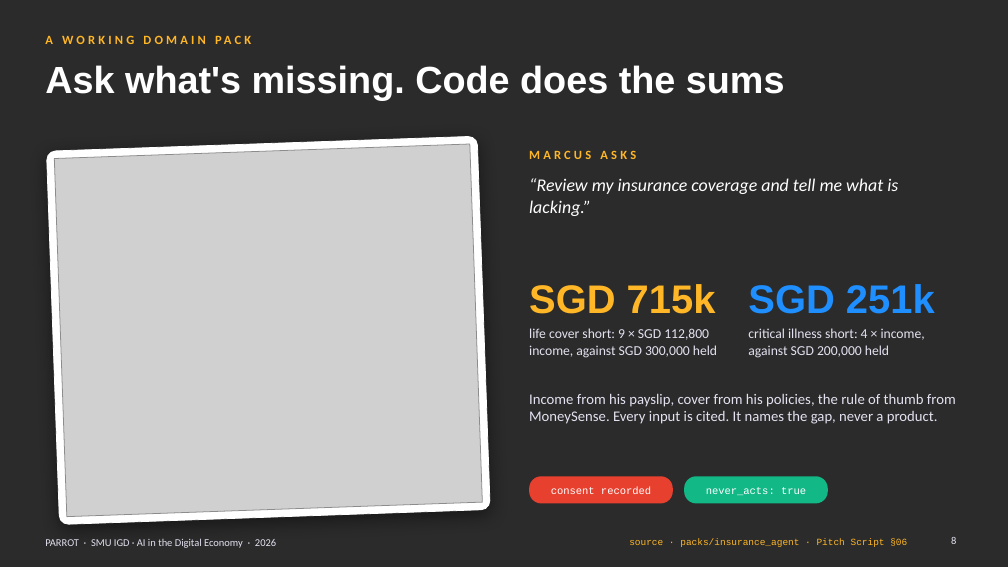
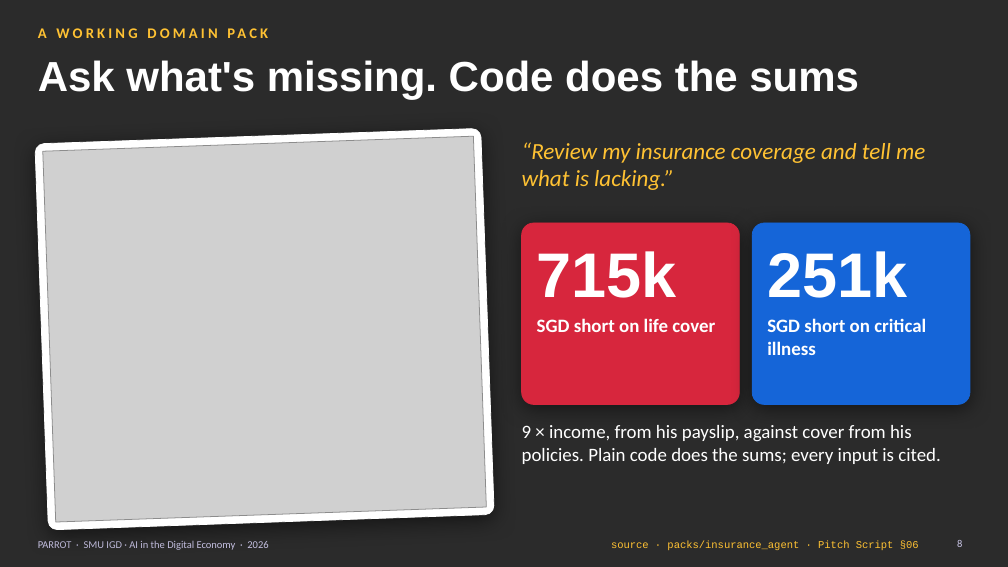
Before and after one commit to feynman82/igd-capstone-2026, a slide deck: slide 8 of docs/report/Project Parrot Showcase.pptx. Drawn at 1008x567 pixels with LibreOffice and Linux fonts; fonts in the diff are those of the drawing; grey boxes stand for pictures; background and template pictures are left out; a plain dark background stands for a picture behind light text. Boxes give left, top, right and bottom in pixels: in the first picture for what was removed or moved away, otherwise in the second. Text is boxed around its words. In the diff, an @@ line names an element or a change of style, - is before the commit and + after.

```diff
--- a/docs/report/Project Parrot Showcase.pptx
+++ b/docs/report/Project Parrot Showcase.pptx
@@ text "A WORKING DOMAIN PACK": place and size @@
-text "A WORKING DOMAIN PACK" at <box>45,36,53,44</box>
+text "A WORKING DOMAIN PACK" at <box>38,28,47,38</box>
@@ text "A WORKING DOMAIN PACK" at <box>38,28,47,38</box>: size 12 to 14 pt, text colour #FFB627 to #FFC233 @@
@@ title "Ask what's missing. Code does ...": place and size @@
-title "Ask what's missing. Code does ..." at <box>45,65,785,101</box>
+title "Ask what's missing. Code does ..." at <box>38,60,859,100</box>
@@ title "Ask what's missing. Code does ..." at <box>38,60,859,100</box>: size 36 to 40 pt @@
@@ rounded rectangle: place and size @@
-rounded rectangle at <box>47,136,490,525</box>
+rounded rectangle at <box>35,128,494,530</box>
@@ rounded rectangle at <box>35,128,494,530</box>: shadow changed; proportions changed @@
@@ picture: place and size @@
-picture at <box>54,144,483,517</box>
+picture at <box>43,136,487,522</box>
@@ text "“Review my insurance coverage and ...": place and size @@
-text "“Review my insurance coverage and ..." at <box>529,178,898,216</box>
+text "“Review my insurance coverage and ..." at <box>522,142,925,190</box>
@@ text "“Review my insurance coverage and ..." at <box>522,142,925,190</box>: size 17 to 22 pt, text colour #FFFFFF to #FFC233 @@
@@ text removed at <box>529,150,636,159</box> @@
-MARCUS ASKS
@@ rounded rectangle added at <box>522,223,740,405</box>, fill #D7263D, outline #D7263D 0.75 pt @@
@@ rounded rectangle added at <box>752,223,970,405</box>, fill #1565D8, outline #1565D8 0.75 pt @@
@@ text at <box>537,251,677,298</box>: text changed; size 38 to 60 pt; text colour #FFB627 to #FFFFFF @@
-SGD 715k
+715k
@@ text at <box>767,251,907,298</box>: text changed; size 38 to 60 pt; text colour #1F8FFF to #FFFFFF @@
-SGD 251k
+251k
@@ text removed at <box>529,328,717,358</box> @@
-life cover short: 9 × SGD 112,800 income, against SGD 300,000 held
@@ text added at <box>537,318,715,332</box>, 18 pt, text #FFFFFF, bold @@
+SGD short on life cover
@@ text at <box>767,318,926,355</box>: text changed; size 13 to 18 pt; text colour #E4E1F0 to #FFFFFF; bold on @@
-critical illness short: 4 × income, against SGD 200,000 held
+SGD short on critical illness
@@ text at <box>522,425,940,464</box>: text changed; size 14 to 18 pt; text colour #E4E1F0 to #FFFFFF @@
-Income from his payslip, cover from his policies, the rule of thumb from MoneySense. Every input is cited. It names the gap, never a product.
+9 × income, from his payslip, against cover from his policies. Plain code does the sums; every input is cited.
@@ rounded rectangle removed at <box>529,476,673,504</box> @@
-consent recorded
@@ rounded rectangle removed at <box>684,476,828,504</box> @@
-never_acts: true
@@ text "PARROT · SMU IGD · ..." at <box>38,541,268,550</box>: text colour #E4E1F0 to #C9C4E6 @@
@@ text "PARROT · SMU IGD · ...": place and size @@
-text "PARROT · SMU IGD · ..." at <box>45,538,276,548</box>
+text "PARROT · SMU IGD · ..." at <box>38,541,268,550</box>
@@ text "source · packs/insurance_agent · Pitch ...": place and size @@
-text "source · packs/insurance_agent · Pitch ..." at <box>629,539,907,547</box>
+text "source · packs/insurance_agent · Pitch ..." at <box>611,541,919,550</box>
@@ text "source · packs/insurance_agent · Pitch ..." at <box>611,541,919,550</box>: size 9 to 10 pt, text colour #FFB627 to #FFC233 @@
@@ page number at <box>957,540,962,547</box>: text colour #E4E1F0 to #C9C4E6 @@
```
Also in this commit, not shown: 14 other slides changed, 3 other files.
